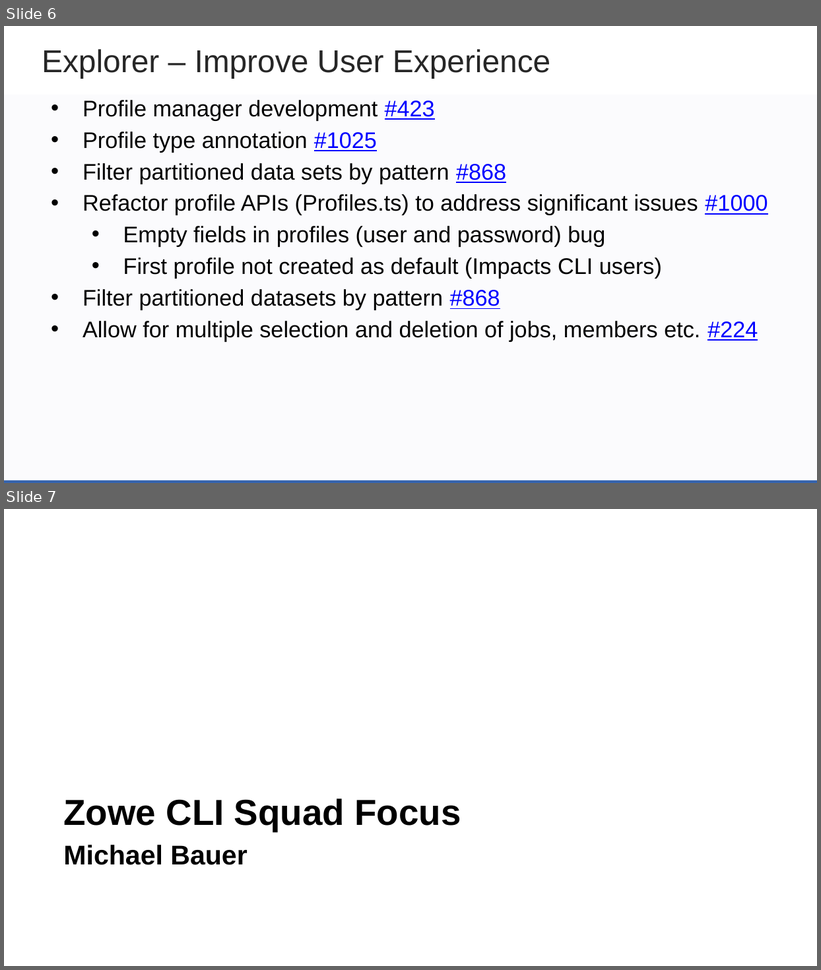
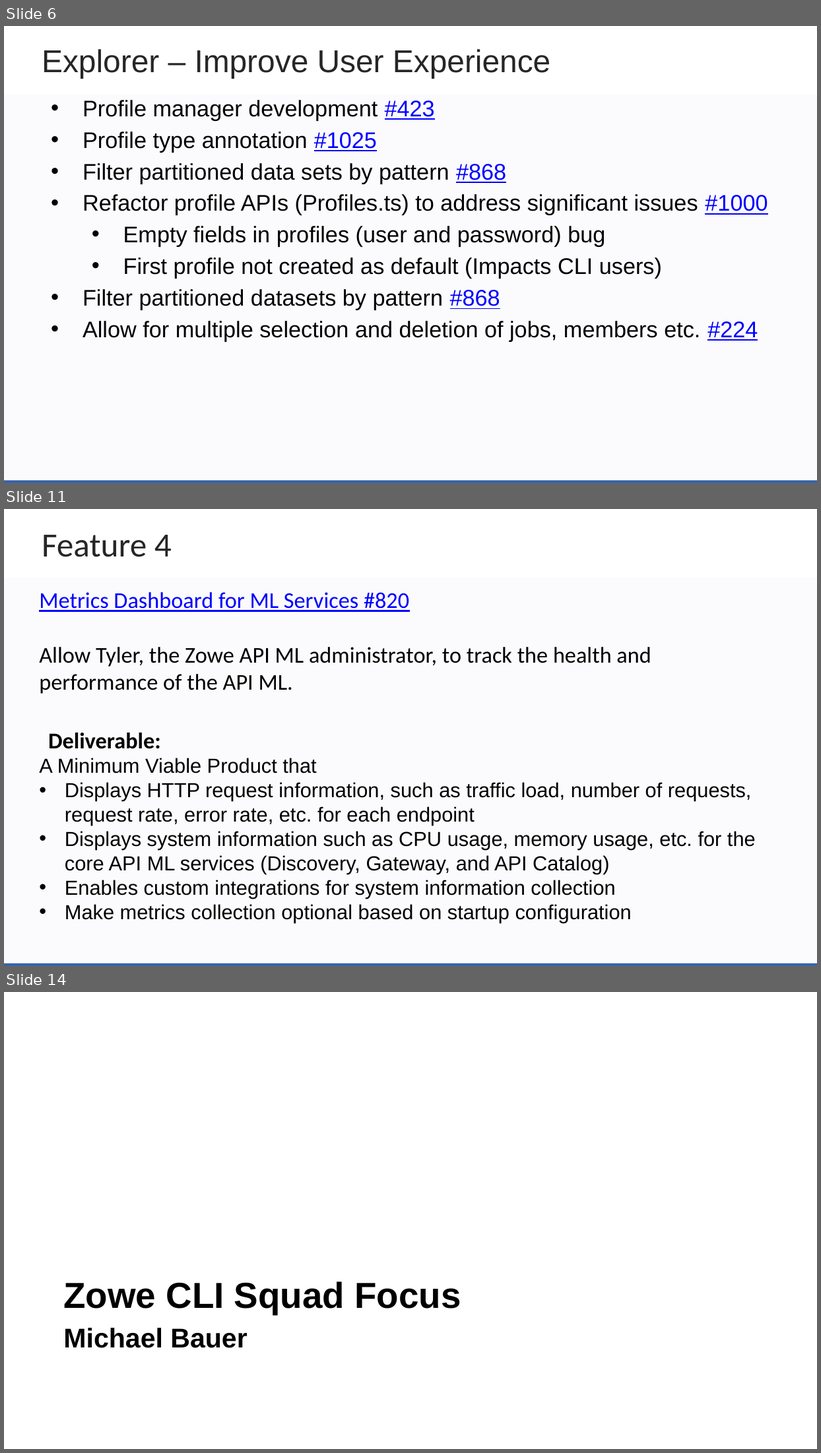
Before and after one commit to zowe/community, a slide deck: Project Management/PI Planning/20PI4 Planning/Zowe Community Squad Focus for 20PI4.pptx. Shown one above the other, each under a label of ours: slides 6 and 7 before the commit, slides 6, 11 and 14 after it; the slides between them are not shown. The pictures are 821x970 and 821x1453 pixels, drawn with LibreOffice and Linux fonts; fonts in the diff are those of the drawing; background and template pictures are left out. Boxes give left, top, right and bottom in pixels: in the first picture for what was removed or moved away, otherwise in the second. Text is boxed around its words. In the diff, an @@ line names an element or a change of style, - is before the commit and + after.

```diff
--- a/Project Management/PI Planning/20PI4 Planning/Zowe Community Squad Focus for 20PI4.pptx
+++ b/Project Management/PI Planning/20PI4 Planning/Zowe Community Squad Focus for 20PI4.pptx
@@ slide 11 added at [4, 509, 817, 966], background #FFFFFF; not listed: 2 template elements that a slide beside it also shows @@
@@ text added at [42, 535, 172, 557], 30 pt, text #262626 @@
+Feature 4
@@ text added at [39, 592, 756, 923], 18 pt, text #000000 @@
+Metrics Dashboard for ML Services #820
+Allow Tyler, the Zowe API ML administrator, to track the health and performance of the API ML.
+Deliverable:
+A Minimum Viable Product that
+• Displays HTTP request information, such as traffic load, number of requests, request rate, error rate, etc. for each endpoint
+• Displays system information such as CPU usage, memory usage, etc. for the core API ML services (Discovery, Gateway, and API Catalog)
+• Enables custom integrations for system information collection
+• Make metrics collection optional based on startup configuration
@@ what was slide 7 is now slide 14 @@
```
Also in this commit, not shown: 1 slide changed, 6 other slides added.
